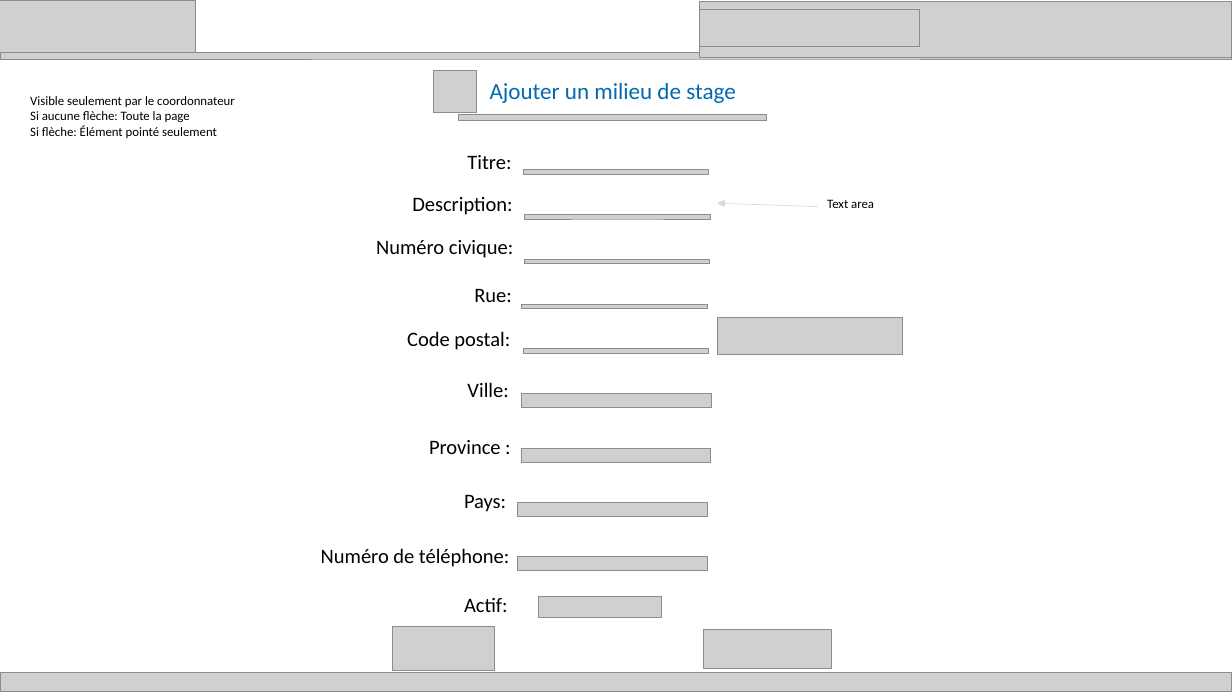
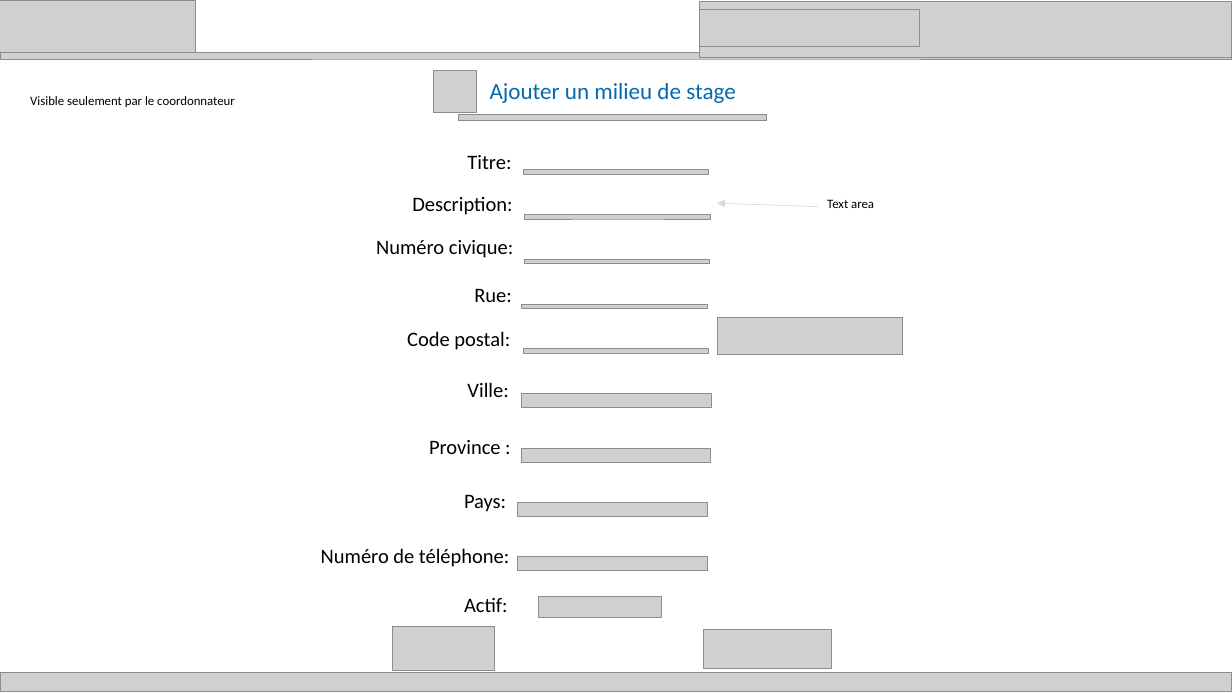
Before and after one commit to zacouse/GestionStages, a slide deck: slide 2 of Documentation/SchémaModificationMilieudeStage.pptx. Drawn at 1232x693 pixels with LibreOffice and Linux fonts; fonts in the diff are those of the drawing; grey boxes stand for pictures. Boxes give left, top, right and bottom in pixels: in the first picture for what was removed or moved away, otherwise in the second. Text is boxed around its words. In the diff, an @@ line names an element or a change of style, - is before the commit and + after.

```diff
--- a/Documentation/SchémaModificationMilieudeStage.pptx
+++ b/Documentation/SchémaModificationMilieudeStage.pptx
@@ text at (30,111,217,138): paragraphs removed @@
-Si aucune flèche: Toute la page
-Si flèche: Élément pointé seulement
```
Also in this commit, not shown: 4 other slides changed.
